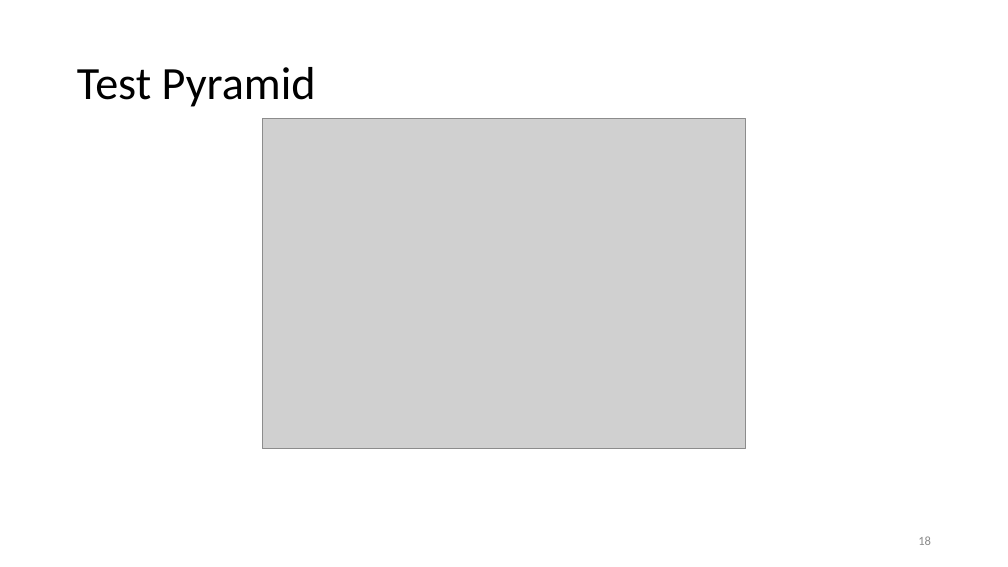
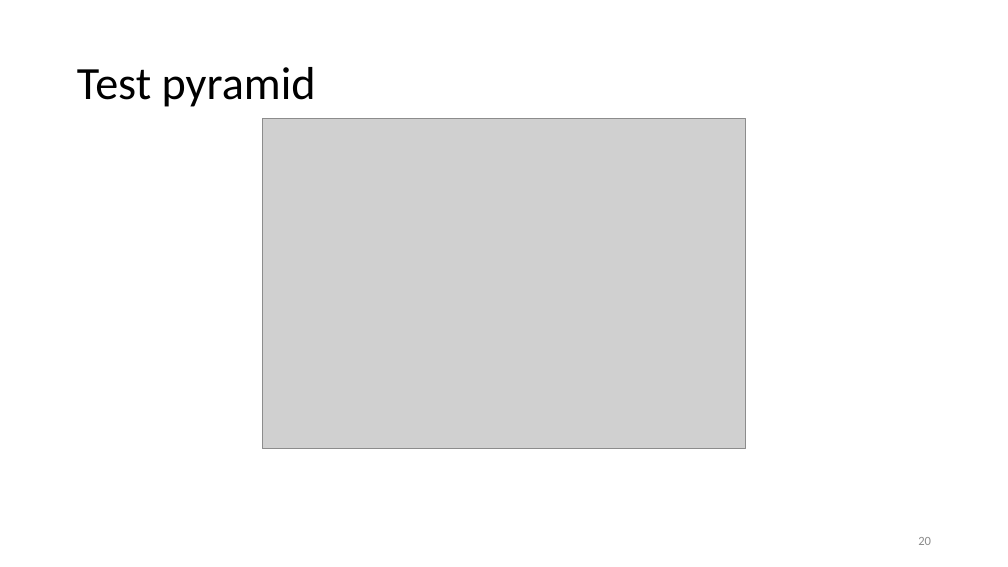
Before and after one commit to SunilPrasad/GithubRepo, a slide deck: slide 20 of TDDExamples/Persentation/TDD.pptx (slide 18 before the commit). Drawn at 1008x567 pixels with LibreOffice and Linux fonts; fonts in the diff are those of the drawing; grey boxes stand for pictures. Boxes give left, top, right and bottom in pixels: in the first picture for what was removed or moved away, otherwise in the second. Text is boxed around its words. In the diff, an @@ line names an element or a change of style, - is before the commit and + after.

```diff
--- a/TDDExamples/Persentation/TDD.pptx
+++ b/TDDExamples/Persentation/TDD.pptx
@@ title at (x1=77, y1=67, x2=316, y2=107): text changed @@
-Test Pyramid
+Test pyramid
@@ page number at (x1=918, y1=537, x2=931, y2=545): text changed @@
-18
+20
```
Also in this commit, not shown: 3 other slides changed, 4 slides added, 12 slides removed.
